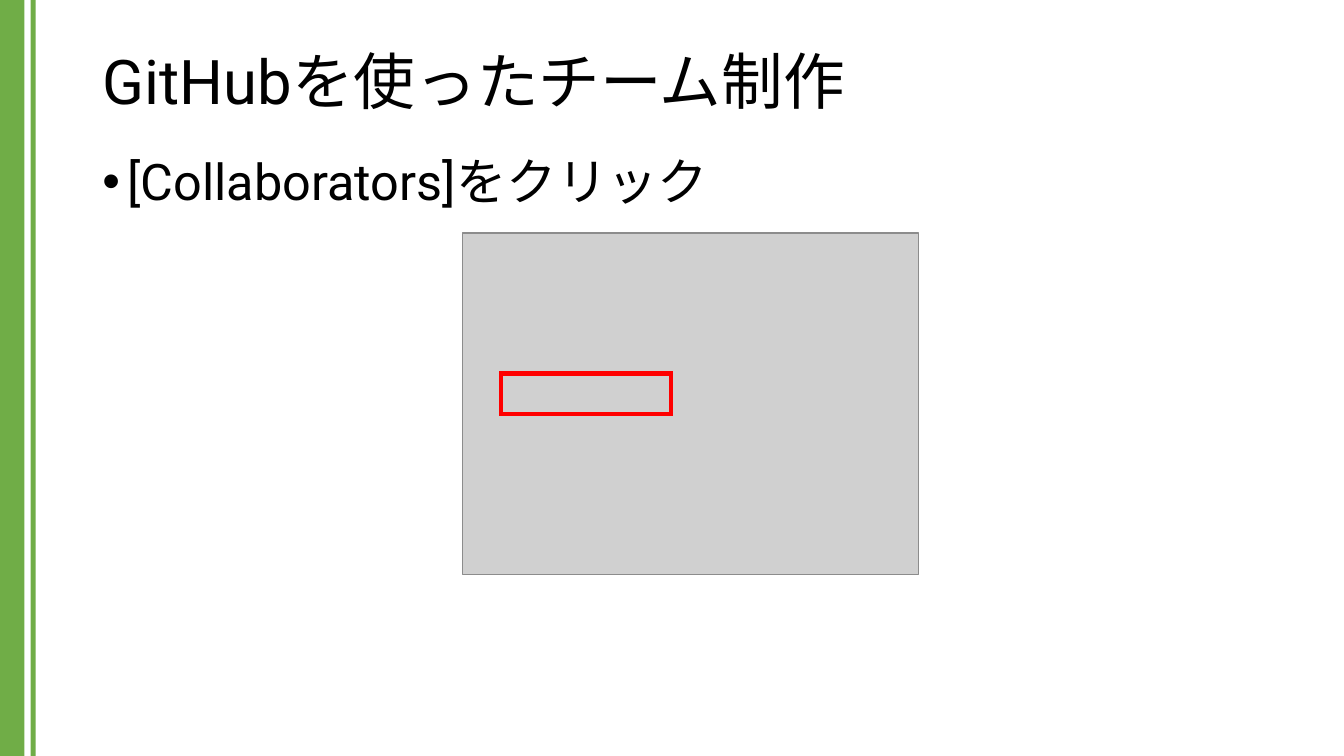
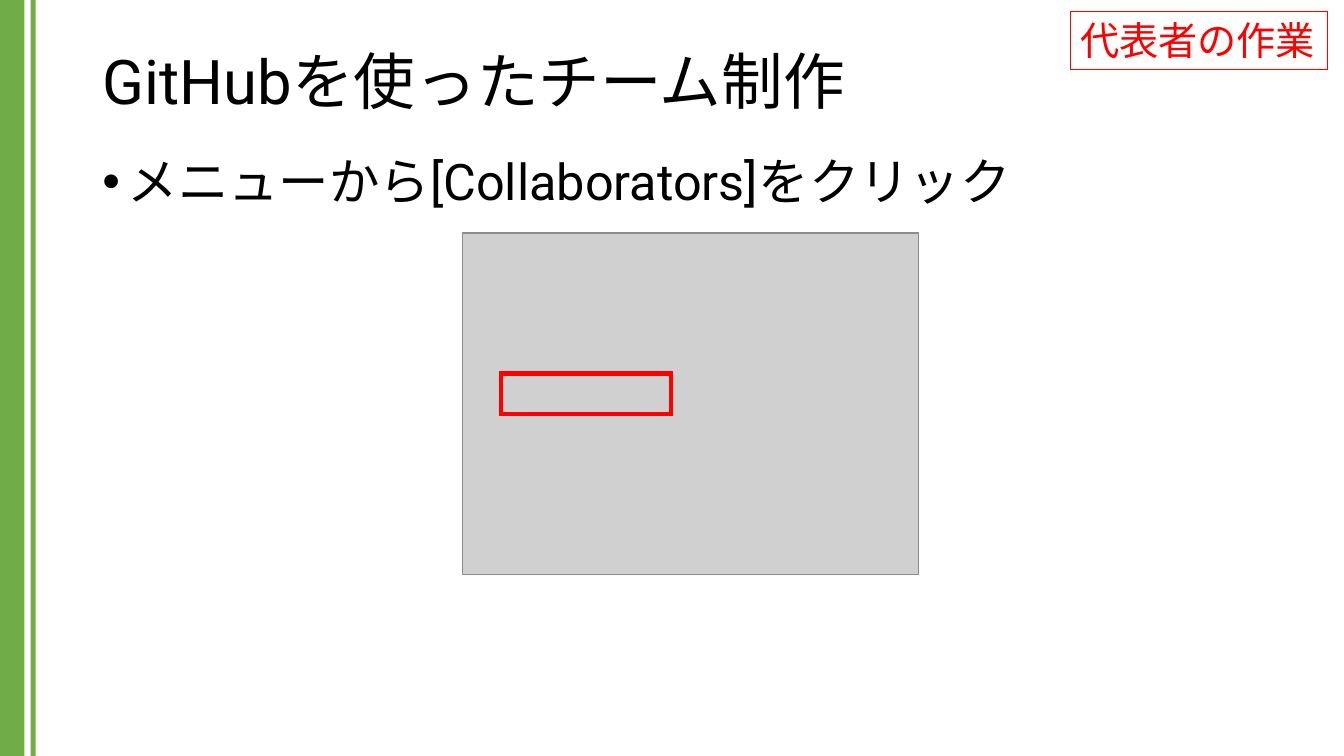
Before and after one commit to kic-murata/cpp2024, a slide deck: slide 12 of 授業資料/GitHubを用いたチーム制作.pptx (slide 5 before the commit). Drawn at 1344x756 pixels with LibreOffice and Linux fonts; fonts in the diff are those of the drawing; grey boxes stand for pictures. Boxes give left, top, right and bottom in pixels: in the first picture for what was removed or moved away, otherwise in the second. Text is boxed around its words. In the diff, an @@ line names an element or a change of style, - is before the commit and + after.

```diff
--- a/授業資料/GitHubを用いたチーム制作.pptx
+++ b/授業資料/GitHubを用いたチーム制作.pptx
@@ rectangle added at (1071,11,1329,69), outline #FF0000 0.75 pt, 28 pt, text #FF0000 @@
+代表者の作業
@@ text at (128,159,1011,208): text changed @@
-• [Collaborators]をクリック
+• メニューから[Collaborators]をクリック
```
Also in this commit, not shown: 5 other slides changed, 28 slides added, 2 other files.
